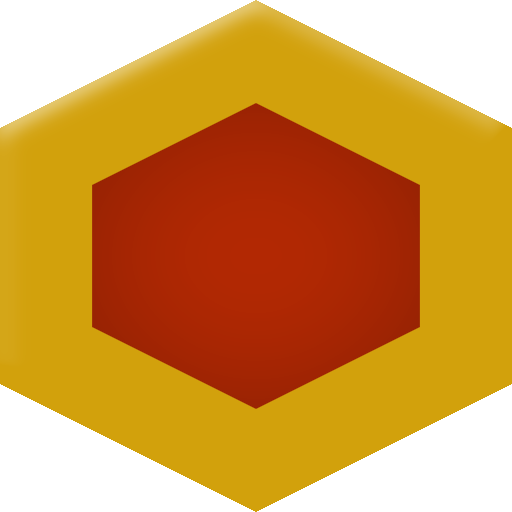
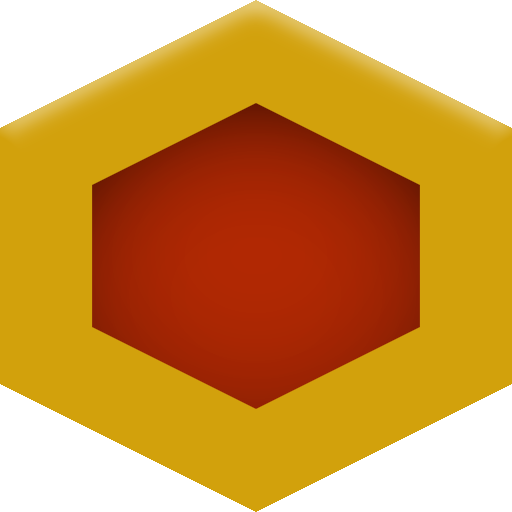
Comparing the layer stacks of the two 512×512 images. Changes:
pixels changed over box(0, 0, 512, 409) (layer not identified)
